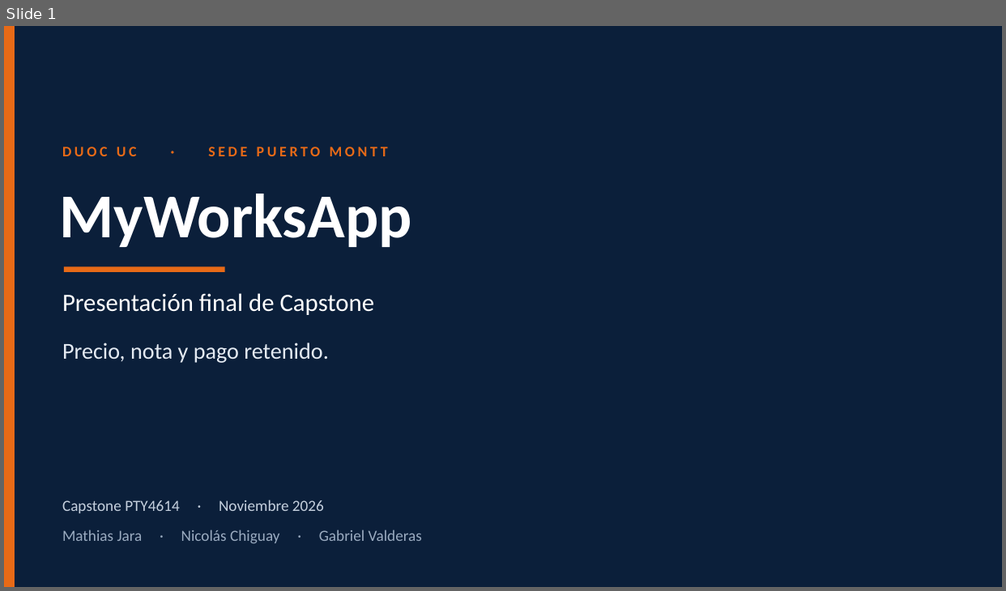
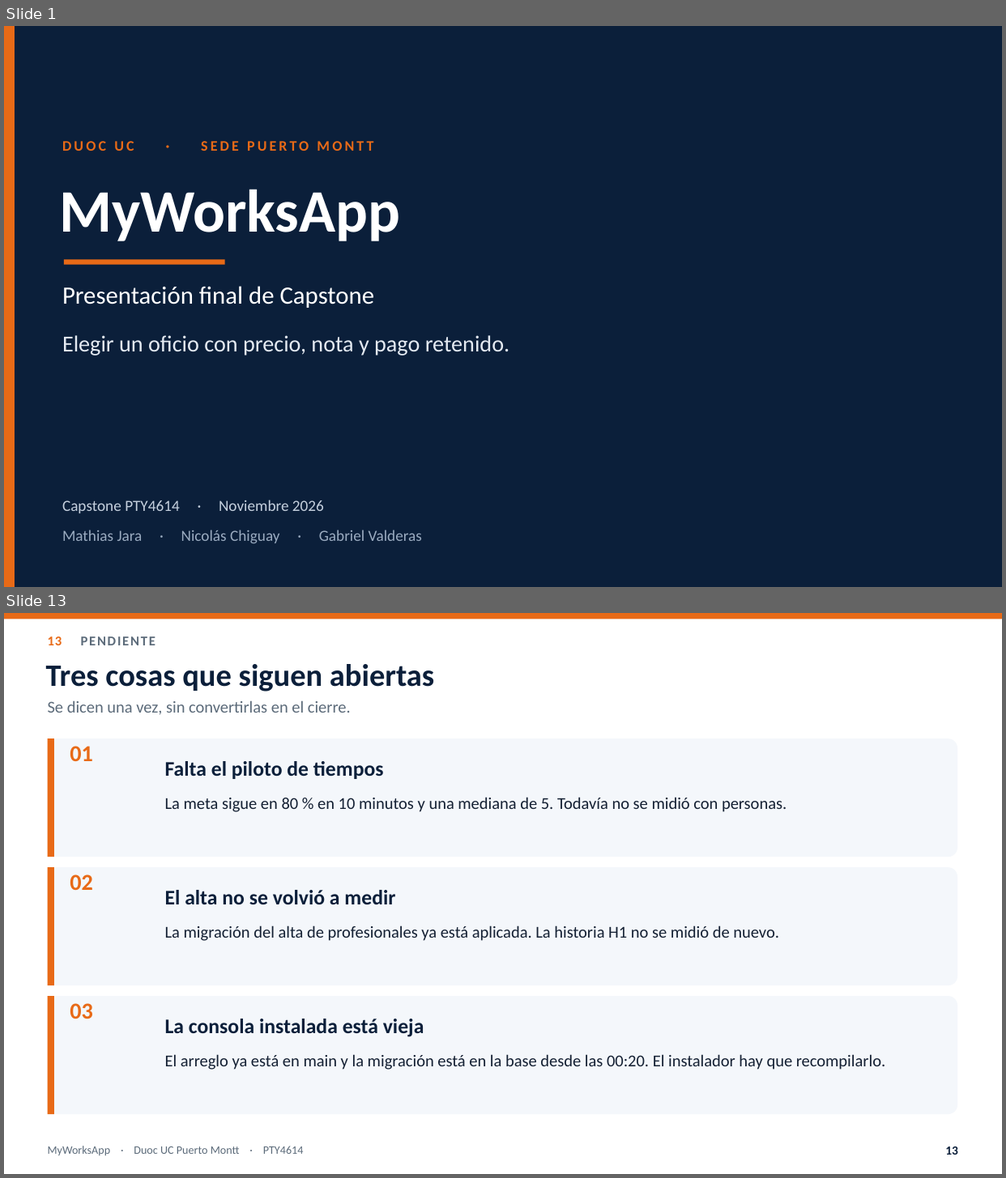
Before and after one commit to MathiasAlejandr0/MyWorksAppProyect, a slide deck: Fase 2/Presentacion_final_MyWorksApp.pptx. Shown one above the other, each under a label of ours: slide 1 before the commit, slides 1 and 13 after it; the slides between them are not shown. The pictures are 1006x591 and 1006x1178 pixels, drawn with LibreOffice and Linux fonts; fonts in the diff are those of the drawing. Boxes give left, top, right and bottom in pixels: in the first picture for what was removed or moved away, otherwise in the second. Text is boxed around its words. In the diff, an @@ line names an element or a change of style, - is before the commit and + after.

```diff
--- a/Fase 2/Presentacion_final_MyWorksApp.pptx
+++ b/Fase 2/Presentacion_final_MyWorksApp.pptx
@@ slide 13 added at box(4, 613, 1002, 1174), background #FFFFFF @@
@@ rectangle added at box(4, 613, 1002, 619), fill #E86A17 @@
@@ text added at box(48, 636, 155, 645), 13 pt, text #5C6B7A, bold @@
+13 PENDIENTE
@@ text added at box(46, 664, 434, 692), 30 pt, text #0B1F3A, bold @@
+Tres cosas que siguen abiertas
@@ text added at box(48, 700, 351, 715), 16 pt, text #5C6B7A @@
+Se dicen una vez, sin convertirlas en el cierre.
@@ rounded rectangle added at box(48, 739, 957, 857), fill #F4F7FB @@
@@ rectangle added at box(48, 739, 54, 857), fill #E86A17 @@
@@ text added at box(70, 746, 93, 761), 22 pt, text #E86A17, bold @@
+01
@@ text added at box(165, 761, 384, 779), 20 pt, text #0B1F3A, bold @@
+Falta el piloto de tiempos
@@ text added at box(165, 797, 786, 812), 16 pt, text #142033 @@
+La meta sigue en 80 % en 10 minutos y una mediana de 5. Todavía no se midió con personas.
@@ rounded rectangle added at box(48, 867, 957, 986), fill #F4F7FB @@
@@ rectangle added at box(48, 867, 54, 986), fill #E86A17 @@
@@ text added at box(70, 875, 93, 890), 22 pt, text #E86A17, bold @@
+02
@@ text added at box(165, 890, 395, 905), 20 pt, text #0B1F3A, bold @@
+El alta no se volvió a medir
@@ text added at box(165, 926, 779, 941), 16 pt, text #142033 @@
+La migración del alta de profesionales ya está aplicada. La historia H1 no se midió de nuevo.
@@ rounded rectangle added at box(48, 996, 957, 1114), fill #F4F7FB @@
@@ rectangle added at box(48, 996, 54, 1114), fill #E86A17 @@
@@ text added at box(70, 1003, 93, 1019), 22 pt, text #E86A17, bold @@
+03
@@ text added at box(165, 1019, 424, 1037), 20 pt, text #0B1F3A, bold @@
+La consola instalada está vieja
@@ text added at box(165, 1054, 885, 1070), 16 pt, text #142033 @@
+El arreglo ya está en main y la migración está en la base desde las 00:20. El instalador hay que recompilarlo.
@@ text added at box(48, 1146, 304, 1157), 11 pt, text #5C6B7A @@
+MyWorksApp · Duoc UC Puerto Montt · PTY4614
@@ text added at box(945, 1147, 958, 1155), 12 pt, text #0B1F3A, bold @@
+13
@@ slide 1 changed as well @@
@@ text "DUOC UC · SEDE PUERTO ..." at box(62, 141, 373, 151): letter spacing 2.8 to 2.4 pt @@
@@ text "MyWorksApp" at box(59, 189, 400, 241): size 60 to 58 pt @@
@@ rectangle: place and size @@
-rectangle at box(64, 267, 225, 272)
+rectangle at box(64, 259, 225, 265)
@@ text "Presentación final de Capstone": place and size @@
-text "Presentación final de Capstone" at box(62, 293, 375, 315)
+text "Presentación final de Capstone" at box(62, 286, 375, 308)
@@ text at box(62, 335, 509, 356): text changed @@
-Precio, nota y pago retenido.
+Elegir un oficio con precio, nota y pago retenido.
```
Also in this commit, not shown: 3 other slides changed, 10 other slides added, 4 slides removed, 3 other files.
